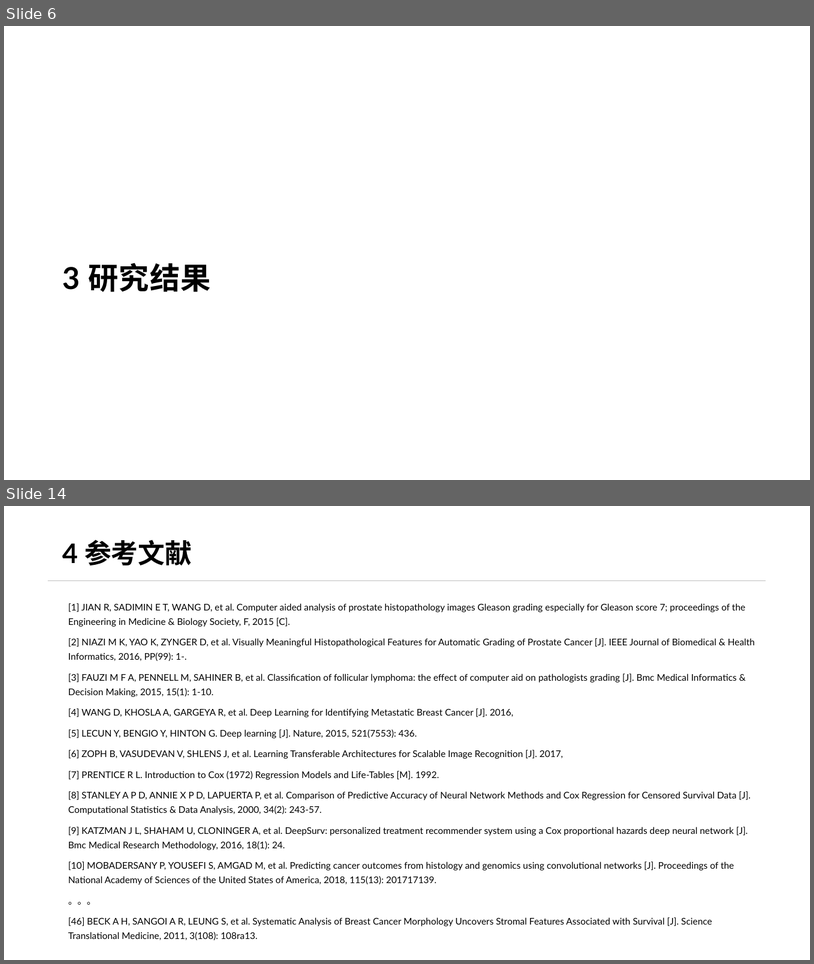
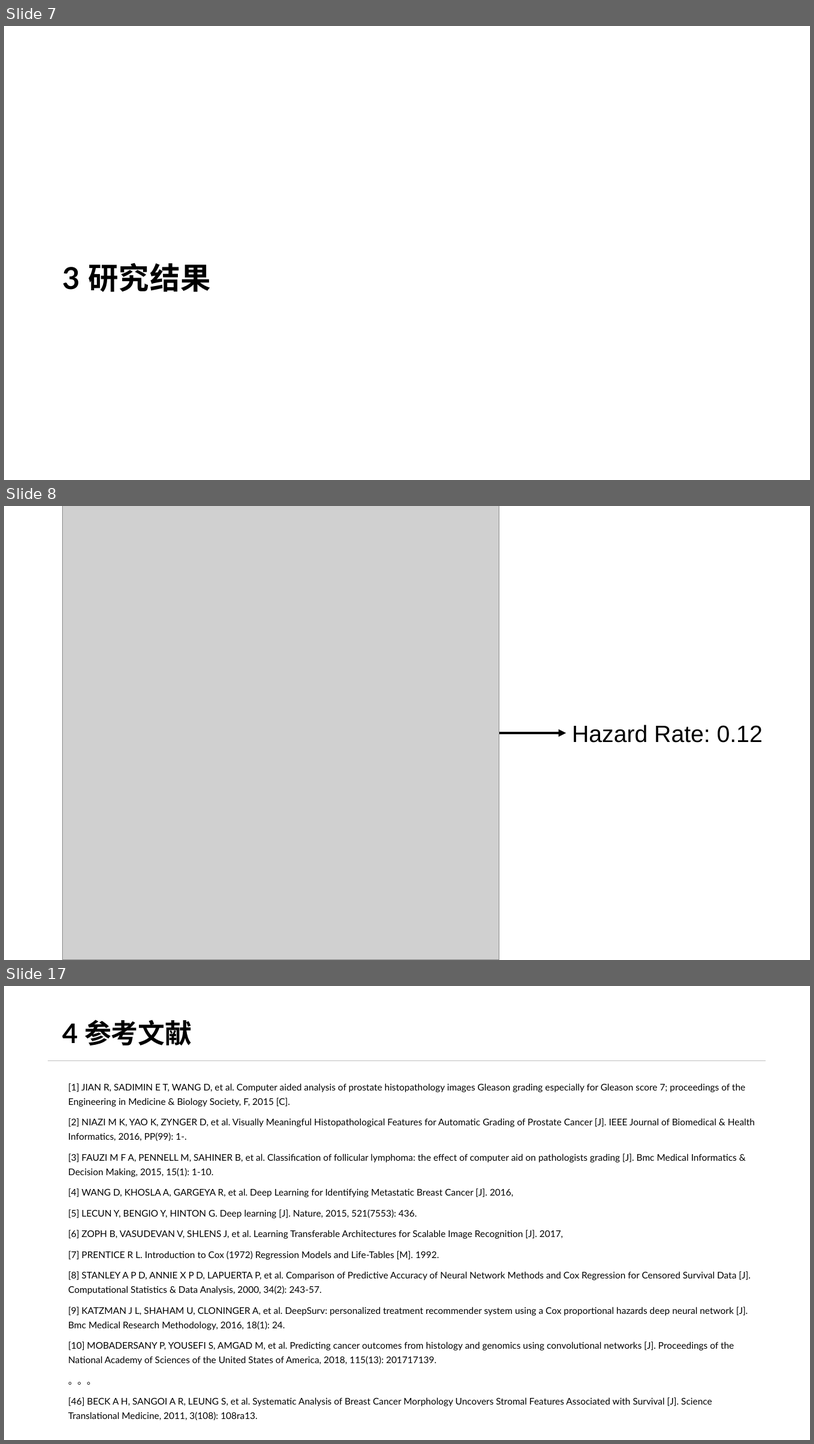
Before and after one commit to KiyoshiMu/Survival-Analysis-by-Breast-Cancer-Slides, a slide deck: data/pre.pptx. Shown one above the other, each under a label of ours: slides 6 and 14 before the commit, slides 7, 8 and 17 after it; the slides between them are not shown. The pictures are 814x964 and 814x1444 pixels, drawn with LibreOffice and Linux fonts; fonts in the diff are those of the drawing; grey boxes stand for pictures; background and template pictures are left out. Boxes give left, top, right and bottom in pixels: in the first picture for what was removed or moved away, otherwise in the second. Text is boxed around its words. In the diff, an @@ line names an element or a change of style, - is before the commit and + after.

```diff
--- a/data/pre.pptx
+++ b/data/pre.pptx
@@ slide 8 added at (4, 506, 810, 960), background #C7EDCC @@
@@ picture added at (62, 506, 500, 960) @@
@@ arrow added from (500, 733) to (567, 733), #000000 3 pt @@
@@ text added at (572, 724, 763, 742), 28 pt, text #000000 @@
+Hazard Rate: 0.12
@@ what was slide 6 is now slide 7 @@
@@ what was slide 14 is now slide 17 @@
```
Also in this commit, not shown: 12 slides changed, 2 other slides added.
